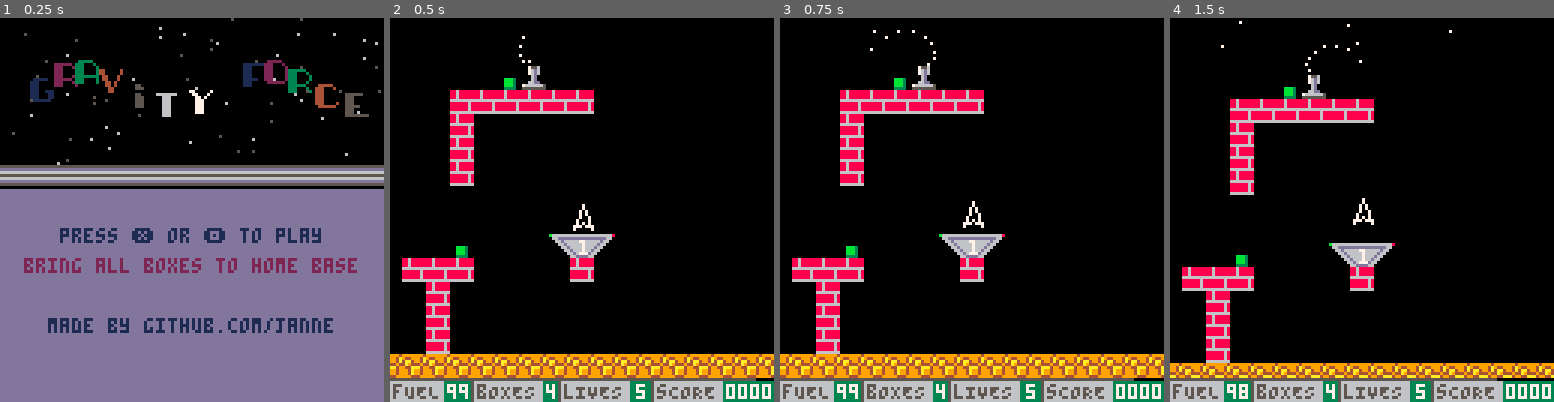
Above: before the commit, frames 1-4 (left to right).
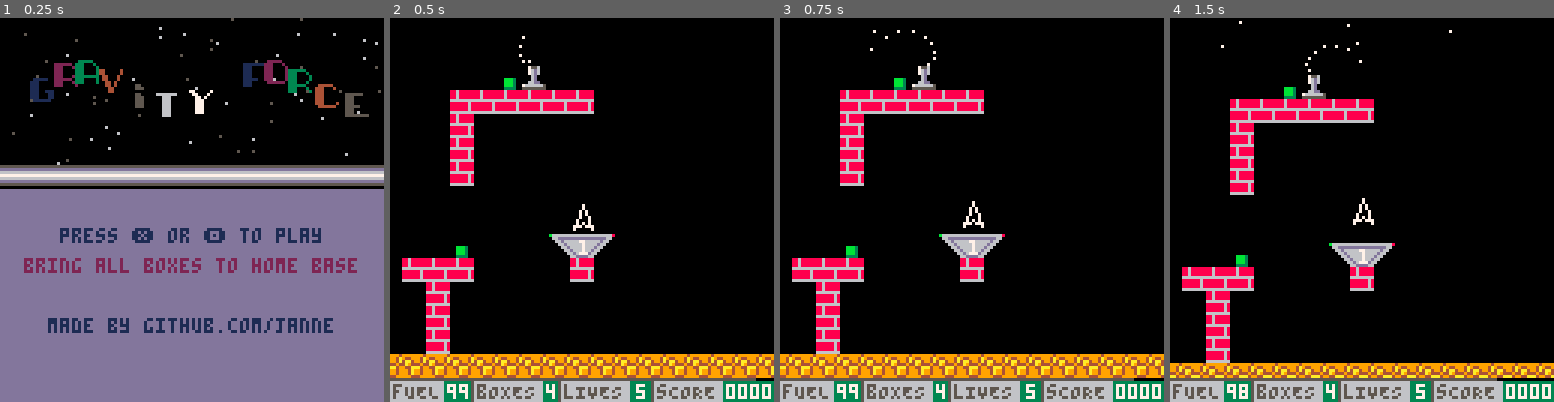
Above: after the commit, the same moments.

Repository: janne/pico8-demos
Game: PICO-8 cartridge gravity.p8
Two runs of this game, one before a commit and one after it. Both use one fixed random seed, a clock stepped at 60 frames per second and the inputs below.
Inputs:
- Up to frame 1 (0.25 s): no input
- Up to frame 2 (0.5 s): tap O (Z key) at 0.33 s
- Up to frame 3 (0.75 s): tap O (Z key) at 0.7 s
- Up to frame 4 (1.5 s): tap X (X key) at 1.07 s; tap O (Z key) at 1.43 s

The runs differ from the first frame. In frame 1, 0.8% of the frame differs, in the area x 0-100%, y 40-42%; in frame 2, nothing differs; in frame 3, nothing differs; in frame 4, nothing differs.

Commit message:
Fix colors on start screen

Diff:
--- a/gravity.p8
+++ b/gravity.p8
@@ -25,12 +25,12 @@
 	 end
 	end
 	for star in all(stars.light) do
-	 local x,y=unpack(star)
+		local x,y=unpack(star)
 	 pset((x-shift_light)%128,y,6)
 	end
 	for star in all(stars.dark) do
 	 local x,y=unpack(star)
-	 pset((x-shift_dark)%128,y,7)
+	 pset((x-shift_dark)%128,y,5)
 	end
  for i=0,12 do
   pal(7,(i+1)%8)
@@ -38,6 +38,7 @@
   local x=2*cos(a+i/7)+8
   local y=6*sin(a+i/7)
  	spr(240+i,9*i+x,20+y)
+ 	pal()
  end
 	map(0,32)
 	rectfill(0,57,128,128,13)
